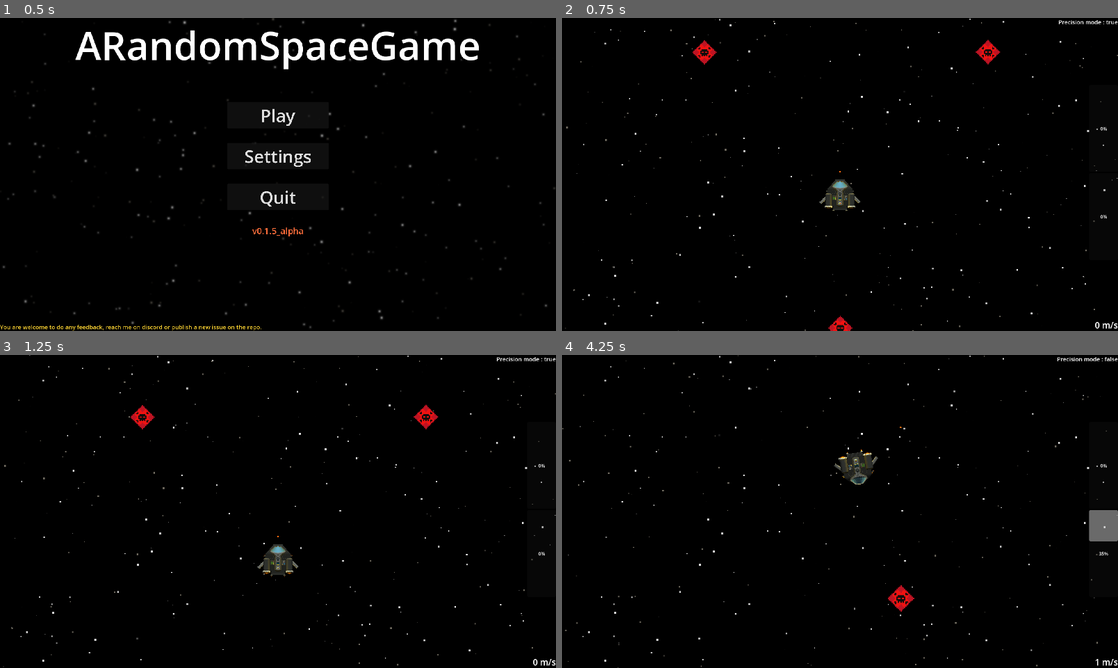
Above: before the commit, frames 1-4 (two rows, left to right).
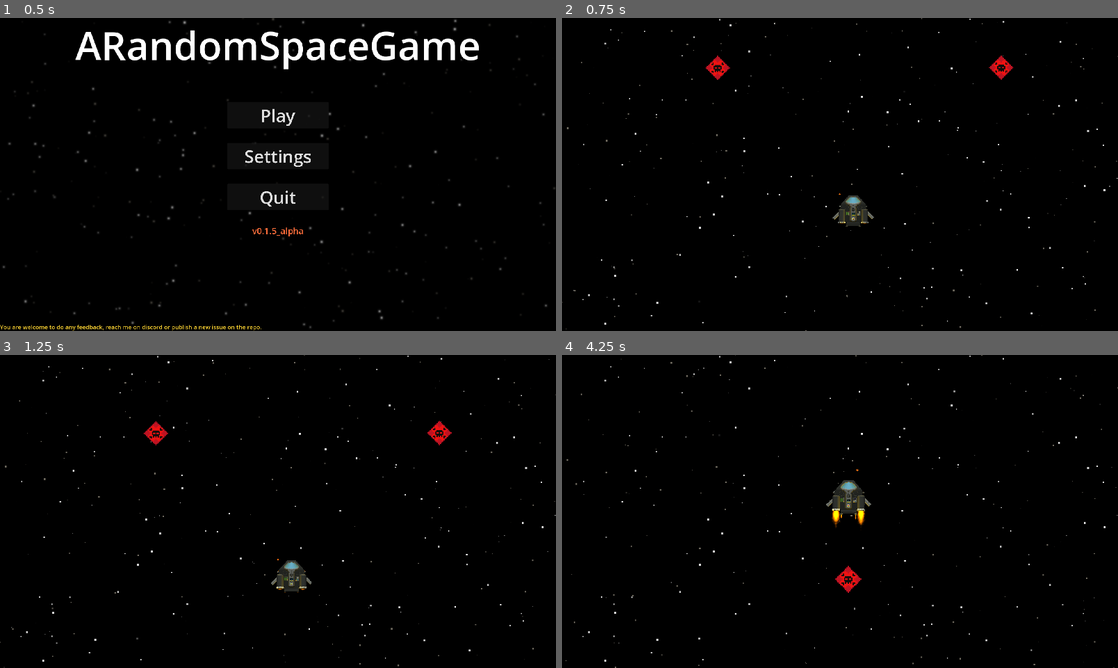
Above: after the commit, the same moments.

Repository: creusator/A_Random_Space_Game
Game: Godot game, scene res://UI/Menus/MainMenu/MainMenu.tscn
Two runs of this game, one before a commit and one after it. Both use one fixed random seed, a clock stepped at 60 frames per second and the inputs below.
Inputs (mouse positions are in pixels of both pictures, inside the frame that each line leads up to):
- Up to frame 1 (0.5 s): no input
- Up to frame 2 (0.75 s): click "Play" at 0.5 s
- Up to frame 3 (1.25 s): no input
- Up to frame 4 (4.25 s): move the mouse to (962, 495) at 1.27 s; hold D (rotate_right) 1.28-2.03 s; hold F 1.28-2.03 s; move the mouse to (728, 527) at 2.02 s; hold S (thrust_down) 2.03-2.78 s; right-click (728, 527) at 2.1 s; tap F at 2.3, 3.8 s; move the mouse to (895, 442) at 2.77 s; hold D (rotate_right) 2.78-3.53 s; hold F 2.78-3.53 s; tap P (enable_precision_mode_toggle) at 2.85 s; move the mouse to (812, 574) at 3.52 s; hold S (thrust_down) from 3.53 s (still down); tap Mouse wheel up (zoom_in) at 3.6 s

Frame 1 is identical in both runs. In frame 2, 1.8% of the frame differs, in the area x 0-100%, y 0-100%; in frame 3, 1.7%; in frame 4, 2.4%.

Commit message:
Basic interior system
-Area2D system that knows if a player is inside or not.

-Added player movement

-Better ship states

BUG : player get ejected when ship is going too fast.

Diff:
--- a/Components/Player/PlayerMotionComponent2D.gd
+++ b/Components/Player/PlayerMotionComponent2D.gd
@@ -6,3 +6,6 @@
 var max_walking_speed:int
 
 const PIXEL_PER_METER = GlobalVariables.PIXEL_PER_METER
+
+func move(dir:Vector2) -> Vector2:
+	return dir.normalized() * GlobalVariables.PIXEL_PER_METER * 5
--- a/Components/Ship/ShipMotionComponent2D.gd
+++ b/Components/Ship/ShipMotionComponent2D.gd
@@ -27,13 +27,17 @@
 	moment_of_inertia_factor = controlled.moment_of_inertia_factor
 
 func ship_movement_throttle(velocity: Vector2, thrust_input: Vector2, current_rotation: float, delta: float) -> Vector2:
+	var thrust_magnitude = thrust_input.length()
+	if thrust_magnitude < 0.01:
+		current_applied_velocity = velocity.normalized() if velocity.length() > 0.01 else Vector2.ZERO
+		return velocity
 	var thrust_direction = Vector2(thrust_input.x, thrust_input.y).rotated(current_rotation)
-	var thrust_magnitude = thrust_input.length()
+	var target_velocity = thrust_direction.normalized() * max_local_speed * thrust_magnitude
+	var velocity_error = target_velocity - velocity
 
 	var thrust_force = Vector2.ZERO
-	if thrust_magnitude > 0.01:
-		thrust_force = thrust_direction.normalized() * main_thrust_power * thrust_magnitude
-
+	if velocity_error.length() > 0.01:
+		thrust_force = velocity_error.normalized() * main_thrust_power
 	var force_total = thrust_force * PIXEL_PER_METER
 	var acceleration = force_total / mass
 	var applied_velocity = velocity + acceleration * delta
@@ -95,10 +99,16 @@
 
 	var current_rotation = controlled.rotation
 	var moment_of_inertia = calculate_moment()
-	var damping_torque = -sign(angular_velocity_rad) * side_thrust_power * rotation_dampeners_efficiency
+	var damping_direction = -1.0 if angular_velocity_rad > 0 else 1.0
+	var damping_torque = damping_direction * side_thrust_power * rotation_dampeners_efficiency
+	var angular_acceleration = damping_torque / moment_of_inertia
+	var new_angular_velocity = angular_velocity_rad + angular_acceleration * delta
 
-	var angular_acceleration = damping_torque / moment_of_inertia
-	angular_velocity_rad += angular_acceleration * delta
+	if (angular_velocity_rad > 0 and new_angular_velocity < 0) or (angular_velocity_rad < 0 and new_angular_velocity > 0):
+		angular_velocity_rad = 0.0
+	else:
+		angular_velocity_rad = new_angular_velocity
+
 	if abs(angular_velocity_rad) < 0.008:
 		angular_velocity_rad = 0.0
 
@@ -115,7 +125,6 @@
 	var current_rotation = controlled.rotation
 	var target_vector = target_position - ship_position
 	var angle_to_target = wrapf(atan2(target_vector.y, target_vector.x) + PI/2 - current_rotation, -PI, PI)
-
 	var moment_of_inertia = calculate_moment()
 	var max_angular_acceleration = side_thrust_power / moment_of_inertia
 	var stopping_distance = (angular_velocity_rad * angular_velocity_rad) / (2.0 * max_angular_acceleration)
--- a/Entities/OnFootEntities/Player/Player.gd
+++ b/Entities/OnFootEntities/Player/Player.gd
@@ -1,4 +1,7 @@
 class_name Player
 extends CharacterBody2D
 
+@onready var player_motion_component_2d: PlayerMotionComponent2D = $PlayerMotionComponent2D
+@onready var player_input_component_2d: PlayerInputComponent2D = $PlayerInputComponent2D
+
 var sitting: bool = false
--- a/Entities/OnFootEntities/Player/Player.tscn
+++ b/Entities/OnFootEntities/Player/Player.tscn
@@ -1,13 +1,26 @@
-[gd_scene load_steps=6 format=3 uid="uid://b3gmb5k3rernn"]
+[gd_scene load_steps=9 format=3 uid="uid://b3gmb5k3rernn"]
 
 [ext_resource type="Texture2D" uid="uid://cihenxutmvlot" path="res://Assets/Human/WIP-Human.png" id="1_2xc6r"]
 [ext_resource type="Script" uid="uid://qijnpq13dxpv" path="res://Entities/OnFootEntities/Player/Player.gd" id="1_j7lsc"]
 [ext_resource type="Script" uid="uid://cqu61yysgcrfp" path="res://Components/Player/PlayerMotionComponent2D.gd" id="2_87vck"]
 [ext_resource type="Script" uid="uid://qoira32srma4" path="res://Components/Player/PlayerInputComponent2D.gd" id="3_j7lsc"]
 [ext_resource type="Script" uid="uid://cyo0jui1qln2j" path="res://Scripts/StateMachines/Player/PlayerStateMachine.gd" id="5_7p1is"]
+[ext_resource type="Script" uid="uid://cdc3p76kmlpap" path="res://Scripts/StateMachines/Player/States/PlayerIdleState.gd" id="6_ebe24"]
+[ext_resource type="Script" uid="uid://co14ct2268hg" path="res://Scripts/StateMachines/Player/States/PlayerMovingState.gd" id="7_ebe24"]
+
+[sub_resource type="CapsuleShape2D" id="CapsuleShape2D_ebe24"]
+radius = 8.0
+height = 24.0
 
 [node name="Player" type="CharacterBody2D"]
+collision_layer = 8
+collision_mask = 8
+motion_mode = 1
 script = ExtResource("1_j7lsc")
+
+[node name="CollisionShape2D" type="CollisionShape2D" parent="."]
+rotation = 1.5707964
+shape = SubResource("CapsuleShape2D_ebe24")
 
 [node name="Sprite2D" type="Sprite2D" parent="."]
 light_mask = 0
@@ -22,6 +35,15 @@
 script = ExtResource("3_j7lsc")
 metadata/_custom_type_script = "uid://qoira32srma4"
 
-[node name="PlayerStateMachine" type="Node" parent="."]
+[node name="PlayerStateMachine" type="Node" parent="." node_paths=PackedStringArray("initial_state")]
 script = ExtResource("5_7p1is")
+initial_state = NodePath("PlayerIdleState")
 metadata/_custom_type_script = "uid://cyo0jui1qln2j"
+
+[node name="PlayerIdleState" type="Node" parent="PlayerStateMachine"]
+script = ExtResource("6_ebe24")
+metadata/_custom_type_script = "uid://cdc3p76kmlpap"
+
+[node name="PlayerMovingState" type="Node" parent="PlayerStateMachine"]
+script = ExtResource("7_ebe24")
+metadata/_custom_type_script = "uid://co14ct2268hg"
--- a/Entities/Ships/NorikerMKI/NorikerMKI.tscn
+++ b/Entities/Ships/NorikerMKI/NorikerMKI.tscn
@@ -18,6 +18,7 @@
 [ext_resource type="PackedScene" uid="uid://u547xhf5malp" path="res://Entities/Ships/NorikerMKI/ShipComponents/InternalComponents/LifeSupport/NorikerLifeSupport.tscn" id="16_wvp4i"]
 [ext_resource type="Resource" uid="uid://bx7qoq31p3ulf" path="res://Entities/Ships/NorikerMKI/ShipComponents/InternalComponents/Hyperdrive/NorikerHyperdrive.tres" id="17_p3v4y"]
 [ext_resource type="PackedScene" uid="uid://c1i87bsv1efdt" path="res://Entities/Ships/NorikerMKI/ShipComponents/InternalComponents/ShieldGenerator/NorikerShieldGenerator.tscn" id="18_gy7je"]
+[ext_resource type="PackedScene" uid="uid://cj4yb6fubxswr" path="res://Entities/Ships/NorikerMKI/ShipComponents/InteriorComponents/InteriorChassis.tscn" id="19_faqrp"]
 
 [node name="NorikerMKI" instance=ExtResource("1_skko5")]
 collision_layer = 0
@@ -111,3 +112,7 @@
 position = Vector2(19.5, 10)
 data = ExtResource("17_p3v4y")
 structural_parent = NodePath("../../StructuralComponentManager/Chassis")
+
+[node name="InteriorChassis1" parent="InteriorManager" index="0" instance=ExtResource("19_faqrp")]
+position = Vector2(0, -90)
+scale = Vector2(2, 2)
--- /dev/null
+++ b/Entities/Ships/NorikerMKI/ShipComponents/InteriorComponents/InteriorChassis.tscn
@@ -0,0 +1,10 @@
+[gd_scene load_steps=3 format=3 uid="uid://cj4yb6fubxswr"]
+
+[ext_resource type="PackedScene" uid="uid://kwnms3tylb14" path="res://Entities/Ships/Template/ShipComponents/InteriorComponents/InteriorComponent.tscn" id="1_e1dt1"]
+
+[sub_resource type="RectangleShape2D" id="RectangleShape2D_qn1ta"]
+
+[node name="InteriorChassis" instance=ExtResource("1_e1dt1")]
+
+[node name="CollisionShape2D" type="CollisionShape2D" parent="RoomArea" index="0"]
+shape = SubResource("RectangleShape2D_qn1ta")
--- /dev/null
+++ b/Entities/Ships/Template/Managers/InteriorManager.gd
@@ -0,0 +1,37 @@
+class_name InteriorManager
+extends Node2D
+
+var active_zones: Array[InteriorComponent] = []
+var original_parent: Node = null
+
+func _ready() -> void:
+	initialize_interior_zones()
+
+func initialize_interior_zones() -> void:
+	for child in get_children():
+		if child is InteriorComponent:
+			child.room_area.body_entered.connect(_on_zone_entered.bind(child))
+			child.room_area.body_exited.connect(_on_zone_exited.bind(child))
+
+func _on_zone_entered(body: Node, zone: InteriorComponent) -> void:
+	if original_parent == null:
+		original_parent = body.get_parent()
+
+	if zone not in active_zones:
+		active_zones.append(zone)
+		call_deferred("_update_parent", body)
+
+func _on_zone_exited(body: Node, zone: InteriorComponent) -> void:
+	active_zones.erase(zone)
+	call_deferred("_update_parent", body)
+
+func _update_parent(body: Node) -> void:
+	var target_parent
+	if active_zones.size() > 0:
+		target_parent = active_zones.back()
+	else :
+		target_parent = original_parent
+
+	if body.get_parent() != target_parent:
+		body.reparent(target_parent)
+		print("→ Joueur déplacé vers : %s" % target_parent.name)
--- a/Entities/Ships/Template/Ship.gd
+++ b/Entities/Ships/Template/Ship.gd
@@ -13,7 +13,7 @@
 var fuel_current_capacity: float
 var moment_of_inertia_factor: float
 var is_powered: bool = false
-var is_piloted: bool = true
+var is_piloted: bool = false
 
 @onready var structural_components: StructuralComponentManager = $StructuralComponentManager
 @onready var internal_components: InternalComponentManager = $InternalComponentManager
@@ -37,6 +37,8 @@
 
 func _process(_delta: float) -> void:
 	update_ship_data()
+	if Input.is_physical_key_pressed(KEY_F):
+		is_piloted = !is_piloted
 
 func update_ship_data() -> void:
 	var previous_powered = is_powered
@@ -89,7 +91,7 @@
 	return state_machine.get_current_state_name()
 
 func _on_chassis_destroyed() -> void:
-	state_machine.transition_to("DestroyedState")
+	state_machine.transition_to("ShipDestroyedState")
 
 func _on_thrusters_destroyed() -> void:
 	pass
@@ -98,8 +100,7 @@
 	pass
 
 func _on_power_plant_destroyed() -> void:
-	is_powered = false
-	state_machine.transition_to("UnpoweredState")
+	pass
 
 func _on_sensor_destroyed() -> void:
 	pass
--- a/Entities/Ships/Template/Ship.tscn
+++ b/Entities/Ships/Template/Ship.tscn
@@ -1,10 +1,11 @@
-[gd_scene load_steps=11 format=3 uid="uid://cist6ucxjbbp1"]
+[gd_scene load_steps=12 format=3 uid="uid://cist6ucxjbbp1"]
 
 [ext_resource type="Script" uid="uid://dinklrc2bhs7c" path="res://Entities/Ships/Template/Ship.gd" id="1_u2o80"]
 [ext_resource type="Script" uid="uid://d3u1eyp52dc3p" path="res://Components/Ship/ShipMotionComponent2D.gd" id="2_4rdii"]
 [ext_resource type="Script" uid="uid://dm36kx3fhfyjb" path="res://Entities/Ships/Template/Managers/StructuralComponentManager.gd" id="2_b31lw"]
 [ext_resource type="Script" uid="uid://qj4bt3np6nrt" path="res://Components/Ship/ShipInputComponent2D.gd" id="3_b31lw"]
 [ext_resource type="Script" uid="uid://bwh4572esbrqv" path="res://Entities/Ships/Template/Managers/InternalComponentManager.gd" id="3_m7yxy"]
+[ext_resource type="Script" uid="uid://bgaus54x2sql8" path="res://Entities/Ships/Template/Managers/InteriorManager.gd" id="4_l7he0"]
 [ext_resource type="Script" uid="uid://cr3n2gq063w8y" path="res://Scripts/StateMachines/Ship/ShipStateMachine.gd" id="6_l7he0"]
 [ext_resource type="Script" uid="uid://dnquy3rtqicuy" path="res://Scripts/StateMachines/Ship/States/UnpoweredState.gd" id="7_l7he0"]
 [ext_resource type="Script" uid="uid://dqy23tv878fh6" path="res://Scripts/StateMachines/Ship/States/ShipMovingState.gd" id="9_eddnc"]
@@ -22,6 +23,10 @@
 script = ExtResource("3_m7yxy")
 metadata/_custom_type_script = "uid://bwh4572esbrqv"
 
+[node name="InteriorManager" type="Node2D" parent="."]
+script = ExtResource("4_l7he0")
+metadata/_custom_type_script = "uid://bgaus54x2sql8"
+
 [node name="MotionComponent2D" type="Node2D" parent="." node_paths=PackedStringArray("controlled")]
 script = ExtResource("2_4rdii")
 controlled = NodePath("..")
@@ -33,14 +38,14 @@
 
 [node name="ShipStateMachine" type="Node" parent="." node_paths=PackedStringArray("initial_state")]
 script = ExtResource("6_l7he0")
-initial_state = NodePath("UnpoweredState")
+initial_state = NodePath("ShipUnpoweredState")
 metadata/_custom_type_script = "uid://cr3n2gq063w8y"
 
-[node name="UnpoweredState" type="Node" parent="ShipStateMachine"]
+[node name="ShipUnpoweredState" type="Node" parent="ShipStateMachine"]
 script = ExtResource("7_l7he0")
 metadata/_custom_type_script = "uid://dnquy3rtqicuy"
 
-[node name="DestroyedState" type="Node" parent="ShipStateMachine"]
+[node name="ShipDestroyedState" type="Node" parent="ShipStateMachine"]
 script = ExtResource("10_ec12r")
 metadata/_custom_type_script = "uid://bkg866gq7onp1"
 
--- /dev/null
+++ b/Entities/Ships/Template/ShipComponents/InteriorComponents/InteriorComponent.gd
@@ -0,0 +1,4 @@
+class_name InteriorComponent
+extends Node2D
+
+@onready var room_area: Area2D = $RoomArea
--- /dev/null
+++ b/Entities/Ships/Template/ShipComponents/InteriorComponents/InteriorComponent.tscn
@@ -0,0 +1,13 @@
+[gd_scene load_steps=2 format=3 uid="uid://kwnms3tylb14"]
+
+[ext_resource type="Script" uid="uid://dat25111uwn8d" path="res://Entities/Ships/Template/ShipComponents/InteriorComponents/InteriorComponent.gd" id="1_pxhrv"]
+
+[node name="InteriorComponent" type="Node2D"]
+script = ExtResource("1_pxhrv")
+metadata/_custom_type_script = "uid://dat25111uwn8d"
+
+[node name="Sprite2D" type="Sprite2D" parent="."]
+
+[node name="RoomArea" type="Area2D" parent="."]
+collision_layer = 8
+collision_mask = 8
--- a/Entities/Ships/Template/ShipComponents/InternalComponents/FuelTank/FuelTank.gd
+++ b/Entities/Ships/Template/ShipComponents/InternalComponents/FuelTank/FuelTank.gd
@@ -3,7 +3,6 @@
 
 @export var data:FuelTankData
 
-@onready var timer:Timer = $Timer
 @onready var ship:Ship = self.get_parent().get_parent()
 
 var mass:int
@@ -14,11 +13,8 @@
 	super()
 	mass = data.mass
 	max_capacity = data.max_capacity
-	if data.capacity < data.max_capacity:
-		capacity = data.capacity
-	else :
-		capacity = max_capacity
-	timer.timeout.connect(_on_fuel_tick)
+	capacity = max_capacity
+	capacity = clamp(capacity, 0.0, max_capacity)
 
-func _on_fuel_tick():
-	capacity -= ship.fuel_consumption
+func _on_timer_timeout() -> void:
+	capacity = clamp(capacity - ship.fuel_consumption, 0.0, max_capacity)
--- a/Entities/Ships/Template/ShipComponents/StructuralComponents/Thruster/Thruster.gd
+++ b/Entities/Ships/Template/ShipComponents/StructuralComponents/Thruster/Thruster.gd
@@ -67,7 +67,7 @@
 		random_light_timer = random.randf_range(0.5, 3.0)
 		vfx_random_light_level = random.randf_range(0.0, 0.4)
 
-	if vfx and ship and ship.is_piloted:
+	if vfx and ship:
 		update_vfx(delta)
 
 func on_powered() -> void:
@@ -91,8 +91,15 @@
 	var input = ship.input_component_2d
 
 	var thrust_force_direction_world = thruster_orientation.rotated(ship_rotation).normalized()
-	var thrust_input_local = input.get_thrust_vector()
-	var thrust_input_world = thrust_input_local.rotated(ship_rotation)
+	var thrust_input_local: Vector2
+	var thrust_input_world: Vector2
+
+	if ship.is_piloted:
+		thrust_input_local = input.get_thrust_vector()
+		thrust_input_world = thrust_input_local.rotated(ship_rotation)
+	else :
+		thrust_input_local = Vector2.ZERO
+		thrust_input_world = Vector2.ZERO
 
 	# Poussée linéaire
 	var intensity_input := 0.0
@@ -126,7 +133,12 @@
 	var intensity_rotation := 0.0
 
 	if side_thrust_power > 0:
-		var rotation_input = input.get_rotation_dir()
+		var rotation_input: float
+		if ship.is_piloted :
+			rotation_input = input.get_rotation_dir()
+		else:
+			rotation_input = 0.0
+
 		var angular_velocity = motion.angular_velocity_rad
 		var thruster_pos_local = position
 		var thruster_arm = thruster_pos_local.length()
--- a/Game.tscn
+++ b/Game.tscn
@@ -14,12 +14,17 @@
 scale = Vector2(1.01469, 1.02335)
 color = Color(0.08468992, 0.08468992, 0.08468992, 1)
 
+[node name="Player" parent="." instance=ExtResource("7_3mrqo")]
+z_index = 100
+position = Vector2(-46.754303, -56.016445)
+scale = Vector2(0.3, 0.3)
+
 [node name="NorikerMKI" parent="." instance=ExtResource("1_u44n3")]
 
 [node name="Camera2D" type="Camera2D" parent="." node_paths=PackedStringArray("target")]
 process_callback = 0
 script = ExtResource("4_sb48q")
-target = NodePath("../NorikerMKI")
+target = NodePath("../Player")
 camera_smooth_speed = 5.0
 zoom_speed = 4.0
 max_zoom = 5.0
@@ -53,8 +58,3 @@
 ship = NodePath("../../NorikerMKI")
 
 [node name="PauseMenu" parent="UI" instance=ExtResource("5_t88pq")]
-
-[node name="Player" parent="." instance=ExtResource("7_3mrqo")]
-z_index = 100
-position = Vector2(0, -81)
-scale = Vector2(0.3, 0.3)
--- a/OnFootTest.tscn
+++ /dev/null
@@ -1,16 +0,0 @@
-[gd_scene load_steps=4 format=3 uid="uid://b2fs12sd37rjv"]
-
-[ext_resource type="PackedScene" uid="uid://dgm6lx2u4lxpy" path="res://Backgrounds/TestingEnvironement/BackgroundTesting.tscn" id="1_7rl7j"]
-[ext_resource type="PackedScene" uid="uid://b3gmb5k3rernn" path="res://Entities/OnFootEntities/Player/Player.tscn" id="2_1e0um"]
-[ext_resource type="Script" uid="uid://dq3r12sc157up" path="res://UI/Camera/Camera.gd" id="3_borlt"]
-
-[node name="Node2D" type="Node2D"]
-
-[node name="ParallaxBackground" parent="." instance=ExtResource("1_7rl7j")]
-
-[node name="CharacterBody2D" parent="." instance=ExtResource("2_1e0um")]
-
-[node name="Camera" type="Camera2D" parent="." node_paths=PackedStringArray("target")]
-script = ExtResource("3_borlt")
-target = NodePath("../CharacterBody2D")
-metadata/_custom_type_script = "uid://dq3r12sc157up"
--- /dev/null
+++ b/Scripts/StateMachines/Player/States/PlayerIdleState.gd
@@ -0,0 +1,11 @@
+class_name PlayerIdleState
+extends PlayerState
+
+func physics_update(_delta: float) -> void:
+	var input: PlayerInputComponent2D = player.player_input_component_2d
+	var walk_dir:Vector2 = input.get_direction_vector()
+
+	if walk_dir != Vector2.ZERO and player.sitting == false:
+		state_machine.transition_to("PlayerMovingState")
+
+	player.move_and_slide()
--- /dev/null
+++ b/Scripts/StateMachines/Player/States/PlayerMovingState.gd
@@ -0,0 +1,20 @@
+class_name PlayerMovingState
+extends PlayerState
+
+func physics_update(_delta: float) -> void:
+	var input: PlayerInputComponent2D = player.player_input_component_2d
+	var motion: PlayerMotionComponent2D = player.player_motion_component_2d
+	var walk_dir: Vector2 = input.get_direction_vector()
+
+	if player.sitting == false:
+		# Vélocité locale (relative au parent)
+		player.velocity = motion.move(walk_dir)
+
+	if abs(player.velocity) > Vector2.ZERO:
+		player.rotation = player.velocity.angle() + PI / 2
+
+	# Move and slide suit automatiquement le parent
+	player.move_and_slide()
+
+	if walk_dir == Vector2.ZERO and player.velocity == Vector2.ZERO:
+		state_machine.transition_to("PlayerIdleState")
--- a/Scripts/StateMachines/Ship/States/DestroyedState.gd
+++ b/Scripts/StateMachines/Ship/States/DestroyedState.gd
@@ -2,5 +2,4 @@
 extends ShipState
 
 func enter() -> void:
-	print("Ship destroyed")
 	ship.queue_free()
--- a/Scripts/StateMachines/Ship/States/ShipIdleState.gd
+++ b/Scripts/StateMachines/Ship/States/ShipIdleState.gd
@@ -1,26 +1,17 @@
 class_name ShipIdleState
 extends ShipState
 
-func enter() -> void:
-	print("Idling")
-
-func physics_update(delta: float) -> void:
+func physics_update(_delta: float) -> void:
 	if not is_powered():
-		state_machine.transition_to("UnpoweredState")
+		state_machine.transition_to("ShipUnpoweredState")
 		return
 
 	var input: ShipInputComponent2D = get_input()
-	var motion: ShipMotionComponent2D = get_motion()
 	var thrust_vector = input.get_thrust_vector()
 	var rotation_dir = input.get_rotation_dir()
 
-	if thrust_vector != Vector2.ZERO or rotation_dir != 0.0:
+	if ship.is_piloted and (thrust_vector != Vector2.ZERO or rotation_dir != 0.0):
 		state_machine.transition_to("ShipMovingState")
 		return
 
-	if ship.velocity.length() < 0.1:
-		ship.velocity = Vector2.ZERO
-	else:
-		ship.velocity = motion.ship_movement_damp(ship.velocity, delta)
-	ship.rotation = motion.ship_rotation_damp(delta)
 	ship.move_and_slide()
--- a/Scripts/StateMachines/Ship/States/ShipMovingState.gd
+++ b/Scripts/StateMachines/Ship/States/ShipMovingState.gd
@@ -1,22 +1,15 @@
 class_name ShipMovingState
 extends ShipState
 
-func enter() -> void:
-	print("Moving")
-
 func physics_update(delta: float) -> void:
 	if not is_powered():
-		state_machine.transition_to("UnpoweredState")
+		state_machine.transition_to("ShipUnpoweredState")
 		return
 
 	var input: ShipInputComponent2D = get_input()
 	var motion: ShipMotionComponent2D = get_motion()
 	var thrust_vector = input.get_thrust_vector()
 	var rotation_dir = input.get_rotation_dir()
-
-	if thrust_vector == Vector2.ZERO and rotation_dir == 0.0:
-		state_machine.transition_to("ShipIdleState")
-		return
 
 	if ship.is_piloted:
 		# Rotation
@@ -27,7 +20,7 @@
 		else:
 			ship.rotation = motion.ship_rotation_damp(delta)
 
-		# Thrusting
+		# Thrust
 		if thrust_vector != Vector2.ZERO:
 			if input.precision_mode == false:
 				ship.velocity = motion.ship_movement_throttle(ship.velocity, thrust_vector, ship.rotation, delta)
@@ -35,5 +28,17 @@
 				ship.velocity = motion.ship_movement_precision(ship.velocity, thrust_vector.rotated(ship.rotation), delta)
 		else:
 			ship.velocity = motion.ship_movement_damp(ship.velocity, delta)
+	else:
+		# Damping if ship isn't piloted
+		ship.rotation = motion.ship_rotation_damp(delta)
+		if input.precision_mode:
+			ship.velocity = motion.ship_movement_damp(ship.velocity, delta)
 
 	ship.move_and_slide()
+
+	var has_velocity = ship.velocity.length() >= 0.1
+	var has_angular_velocity = abs(motion.angular_velocity_rad) >= 0.008
+	var has_input = thrust_vector != Vector2.ZERO or rotation_dir != 0.0
+
+	if !has_input and !has_velocity and !has_angular_velocity or !ship.is_piloted and !has_velocity and !has_angular_velocity:
+		state_machine.transition_to("ShipIdleState")
--- a/Scripts/StateMachines/Ship/States/UnpoweredState.gd
+++ b/Scripts/StateMachines/Ship/States/UnpoweredState.gd
@@ -1,8 +1,5 @@
 class_name UnpoweredState
 extends ShipState
-
-func enter() -> void:
-	print("Ship lost power! Drifting...")
 
 func physics_update(delta: float) -> void:
 	if is_powered():
Not shown: 1 places in Entities/Ships/NorikerMKI/NorikerMKI.tscn that only renumber resources
Not shown, added: Entities/Ships/Template/Managers/InteriorManager.gd.uid
Not shown, added: Entities/Ships/Template/ShipComponents/InteriorComponents/InteriorComponent.gd.uid
Not shown, added: Scripts/StateMachines/Player/States/PlayerIdleState.gd.uid
Not shown, added: Scripts/StateMachines/Player/States/PlayerMovingState.gd.uid
